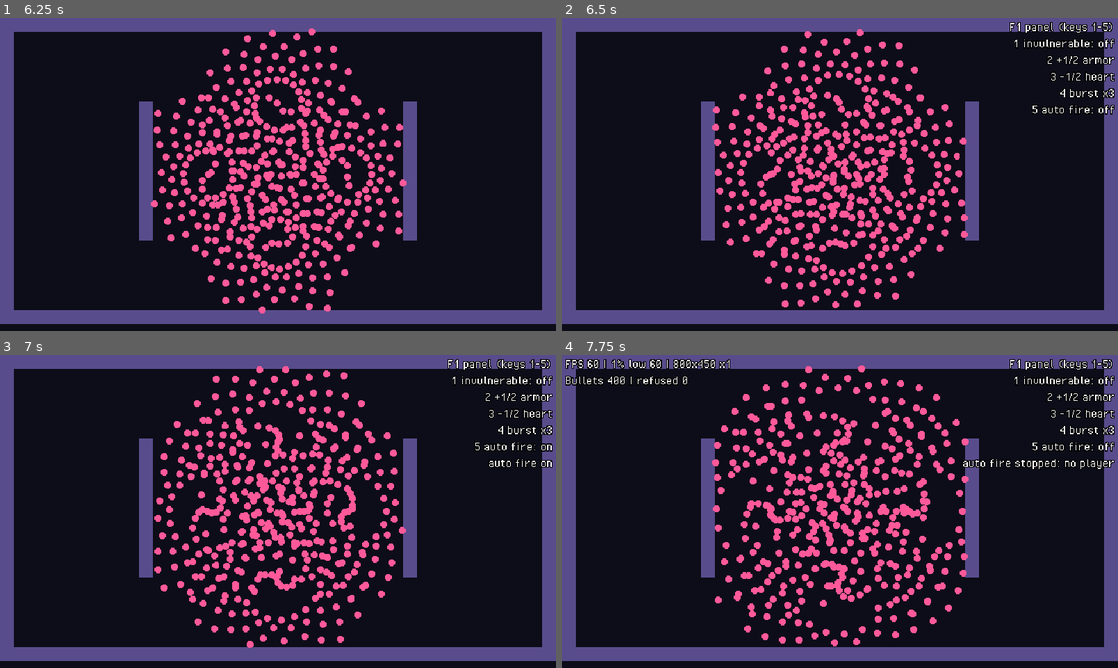
Above: before the commit, frames 1-4 (two rows, left to right).
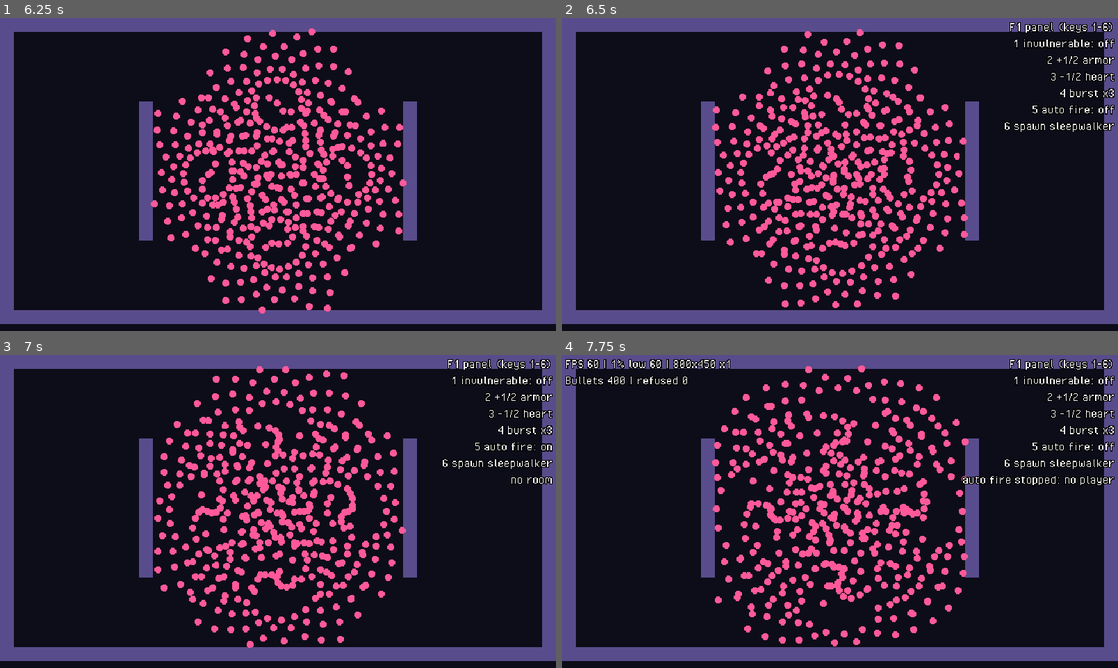
Above: after the commit, the same moments.

Repository: Kroustille/hypnagogia
Game: Godot game, scene res://main/main.tscn
The game is run twice, just before and just after one commit, with the same random seed, the same clock (stepped at 60 frames per second) and the same inputs.
Inputs (mouse positions are in pixels of both pictures, inside the frame that each line leads up to):
- Up to frame 1 (6.25 s): tap Enter at 0.5 s; move the mouse to (400, 158) at 0.52 s; hold D (move_right) 0.53-1.28 s; tap 6 at 0.6, 1.55, 2.3, 2.85, 3.8, 4.55, 5.3, 6.05 s; move the mouse to (166, 190) at 1.27 s; hold S (move_down) 1.28-2.03 s; tap Space (dash) at 1.35 s; move the mouse to (333, 105) at 2.02 s; press the mouse at (333, 105) at 2.03 s; hold D (move_right) 2.03-2.78 s; move the mouse to (250, 237) at 2.77 s; release the mouse at (250, 237) at 2.78 s; hold W (move_up) 2.78-3.53 s; move the mouse to (444, 221) at 3.52 s; hold A (move_left) 3.53-5.03 s; tap 1 at 3.6 s; tap F5 (debug_load_test) at 4.15 s; move the mouse to (111, 127) at 4.27 s; tap 2 at 4.35 s; tap F4 (debug_slow_motion) at 4.9 s; move the mouse to (305, 174) at 5.02 s; hold S (move_down) 5.03-5.78 s; tap 3 at 5.1 s; tap F2 (debug_toggle_collisions) at 5.65 s; move the mouse to (194, 96) at 5.77 s; hold D (move_right) from 5.78 s (still down); tap 4 at 5.85 s
- Up to frame 2 (6.5 s): keep holding D (move_right); tap F1 (debug_toggle_panel) at 6.4 s
- Up to frame 3 (7 s): move the mouse to (400, 495) at 6.52 s; release D (move_right) at 6.53 s; hold W (move_up) from 6.53 s (still down); tap 5 at 6.6 s; tap 6 at 6.8 s
- Up to frame 4 (7.75 s): tap F3 (debug_toggle_perf) at 7.15 s; move the mouse to (728, 527) at 7.27 s; release W (move_up) at 7.28 s; hold D (move_right) from 7.28 s (still down); tap 6 at 7.35 s

Frame 1 is identical in both runs. In frame 2, 0.4% of the frame differs, in the area x 79-100%, y 1-37%; in frame 3, 0.5%; in frame 4, 1.0%, in the area x 72-100%, y 1-42%.

Commit message:
feat(debug): spawn a sleepwalker from the f1 panel
Co-Authored-By: Claude Sonnet 5.5 <noreply@anthropic.com>

Diff:
--- a/game/debug/debug_panel.gd
+++ b/game/debug/debug_panel.gd
@@ -1,6 +1,6 @@
 class_name DebugPanel
 extends Control
-## F1 debug panel (AR24): commands on keys 1 to 5 while it is visible and the game is not paused.
+## F1 debug panel (AR24): commands on keys 1 to 6 while it is visible and the game is not paused.
 ## It only calls public methods of the game (Health, Hurtbox, BulletManager), never private fields.
 ## Instantiated by Main in debug builds only. Texts are technical readouts: they intentionally bypass tr()
 ## (exemption of debug/).
@@ -15,6 +15,10 @@
 const BURST_SPREAD_DEGREES: float = 15.0
 const AUTO_FIRE_INTERVAL: float = 0.25 # seconds
 const REFRESH_INTERVAL: float = 0.25
+
+## Debug request of the sleepwalker command: top center of the playable area, replaced by the room when too close.
+const SPAWN_REQUEST: Vector2 = Vector2(304, 40)
+const SLEEPWALKER_DEF: EnemyDef = preload("res://data/enemies/sleepwalker.tres")
 
 var _auto_fire: bool = false
 var _auto_ticks: float = 0.0
@@ -53,6 +57,8 @@
 			_fire_burst()
 		KEY_5:
 			_toggle_auto_fire()
+		KEY_6:
+			_spawn_sleepwalker()
 		_:
 			handled = false
 	if handled:
@@ -109,6 +115,19 @@
 	)
 	var accepted: bool = player.hurtbox.receive(info)
 	_log("hit applied" if accepted else "hit ignored (invulnerable or dead)")
+
+
+## Asks the active room for a sleepwalker (story 2.6 replaces this with the chosen enemy).
+func _spawn_sleepwalker() -> void:
+	var room: Arena = get_tree().get_first_node_in_group(Const.GROUP_ROOM) as Arena # never cached: F5 and restarts recreate it
+	if room == null:
+		_last_message = "no room"
+		return
+	var enemy: Enemy = room.spawn_enemy(SLEEPWALKER_DEF, SPAWN_REQUEST)
+	if enemy == null:
+		_log("spawn refused")
+	else:
+		_log("sleepwalker spawned at %s" % enemy.global_position)
 
 
 func _fire_burst() -> void:
@@ -181,17 +200,21 @@
 		return
 	var player: Player = get_tree().get_first_node_in_group(Const.GROUP_PLAYER) as Player
 	var lines: PackedStringArray = PackedStringArray([
-		"F1 panel (keys 1-5)",
+		"F1 panel (keys 1-6)",
 		"1 invulnerable: %s" % ("on" if _invulnerable_now(player) else "off"),
 		"2 +1/2 armor",
 		"3 -1/2 heart",
 		"4 burst x%d" % BURST_COUNT,
 		"5 auto fire: %s" % ("on" if _auto_fire else "off"),
+		"6 spawn sleepwalker",
 	])
 	if player != null:
 		var health: Health = player.health
 		lines.append("hearts %d/%d  armor %d  cap %d" % [
 			health.half_hearts, health.max_half_hearts, health.armor, health.cap_half_hearts()])
+	var room: Arena = get_tree().get_first_node_in_group(Const.GROUP_ROOM) as Arena
+	if room != null:
+		lines.append("enemies alive %d" % room.alive_enemy_count())
 	if not _last_message.is_empty():
 		lines.append(_last_message)
 	_label.text = "\n".join(lines)
